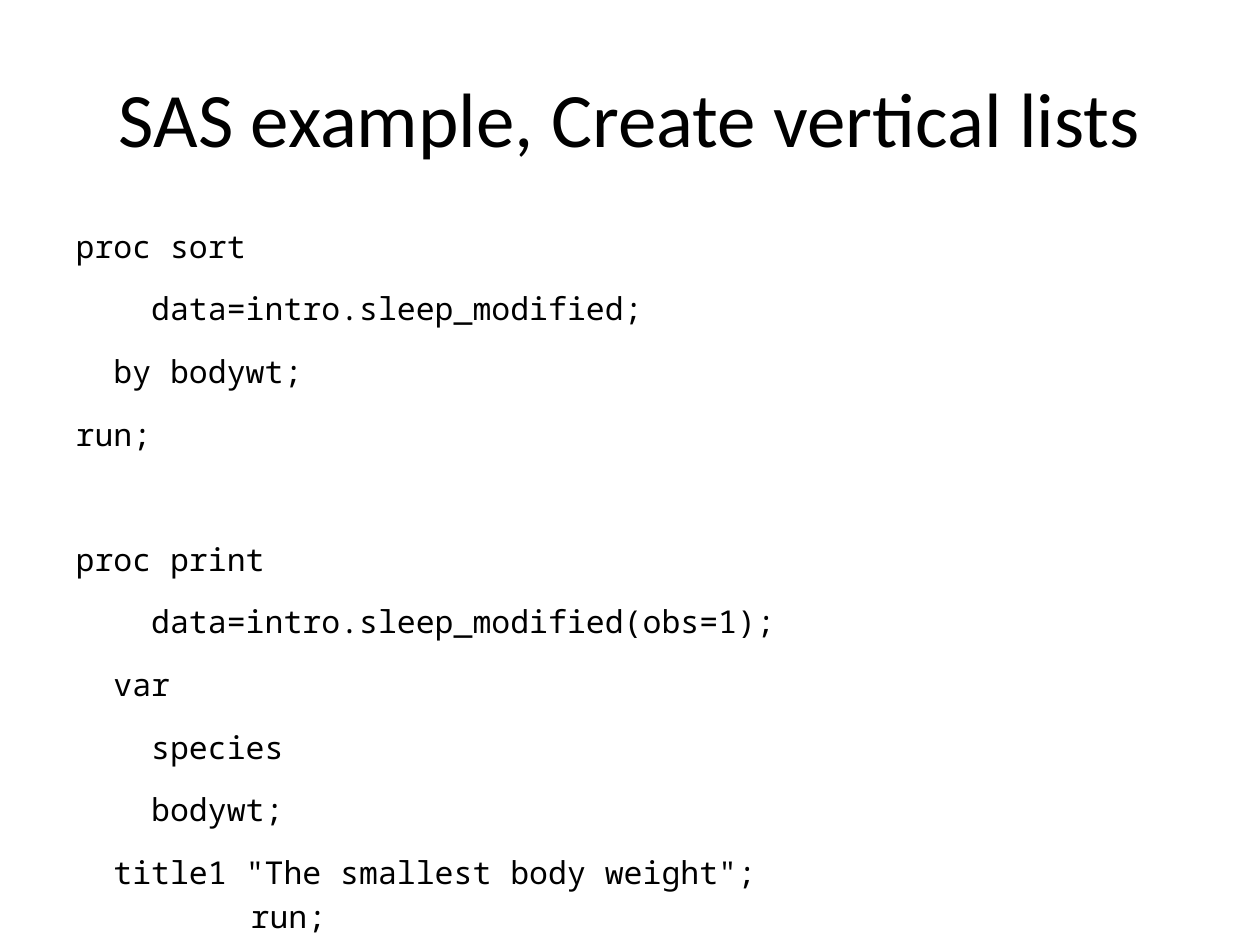
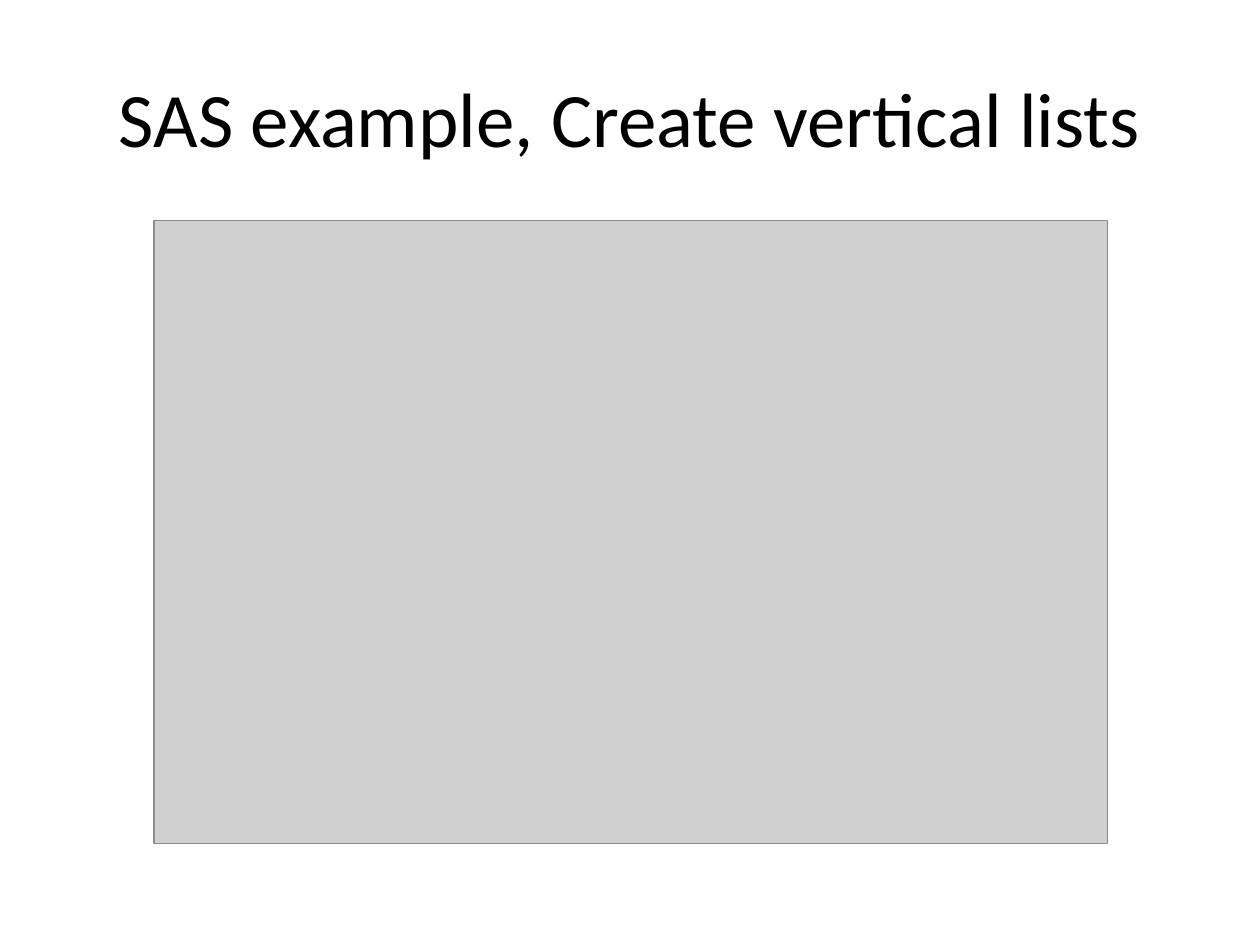
Before and after one commit to pmean/classes, a slide deck: slide 15 of software-engineering/results/programming-expectations.pptx. Drawn at 1260x945 pixels with LibreOffice and Linux fonts; fonts in the diff are those of the drawing; grey boxes stand for pictures. Boxes give left, top, right and bottom in pixels: in the first picture for what was removed or moved away, otherwise in the second. Text is boxed around its words. In the diff, an @@ line names an element or a change of style, - is before the commit and + after.

```diff
--- a/software-engineering/results/programming-expectations.pptx
+++ b/software-engineering/results/programming-expectations.pptx
@@ text removed at [76, 236, 775, 933] @@
-proc sort
-data=intro.sleep_modified;
-by bodywt;
-run;
-proc print
-data=intro.sleep_modified(obs=1);
-var
-species
-bodywt;
-title1 "The smallest body weight";
-run;
@@ picture added at [154, 220, 1108, 843] @@
```
Also in this commit, not shown: 13 other slides changed, 2 slides added, 1 slide removed, 25 other files.
